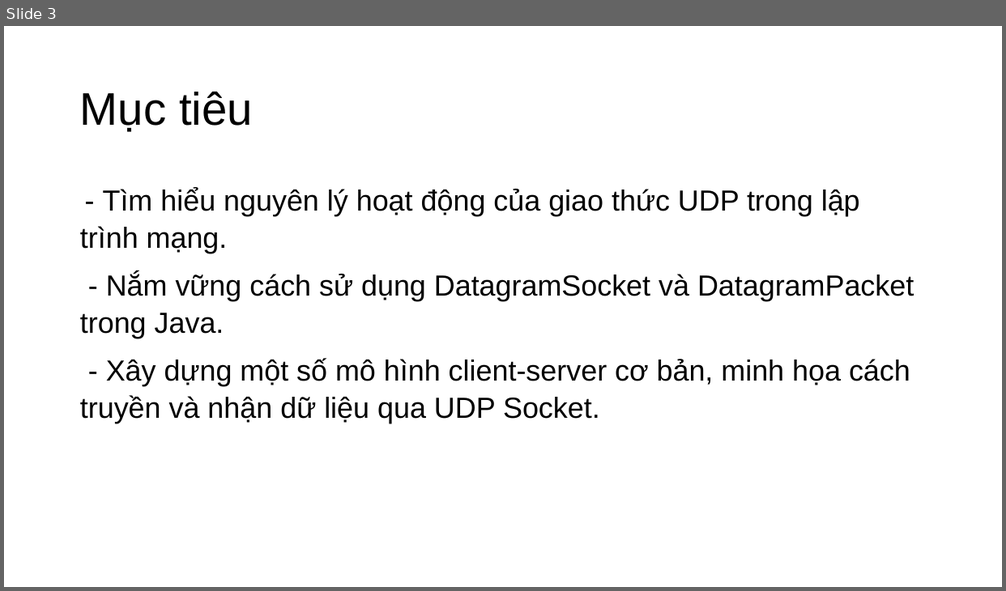
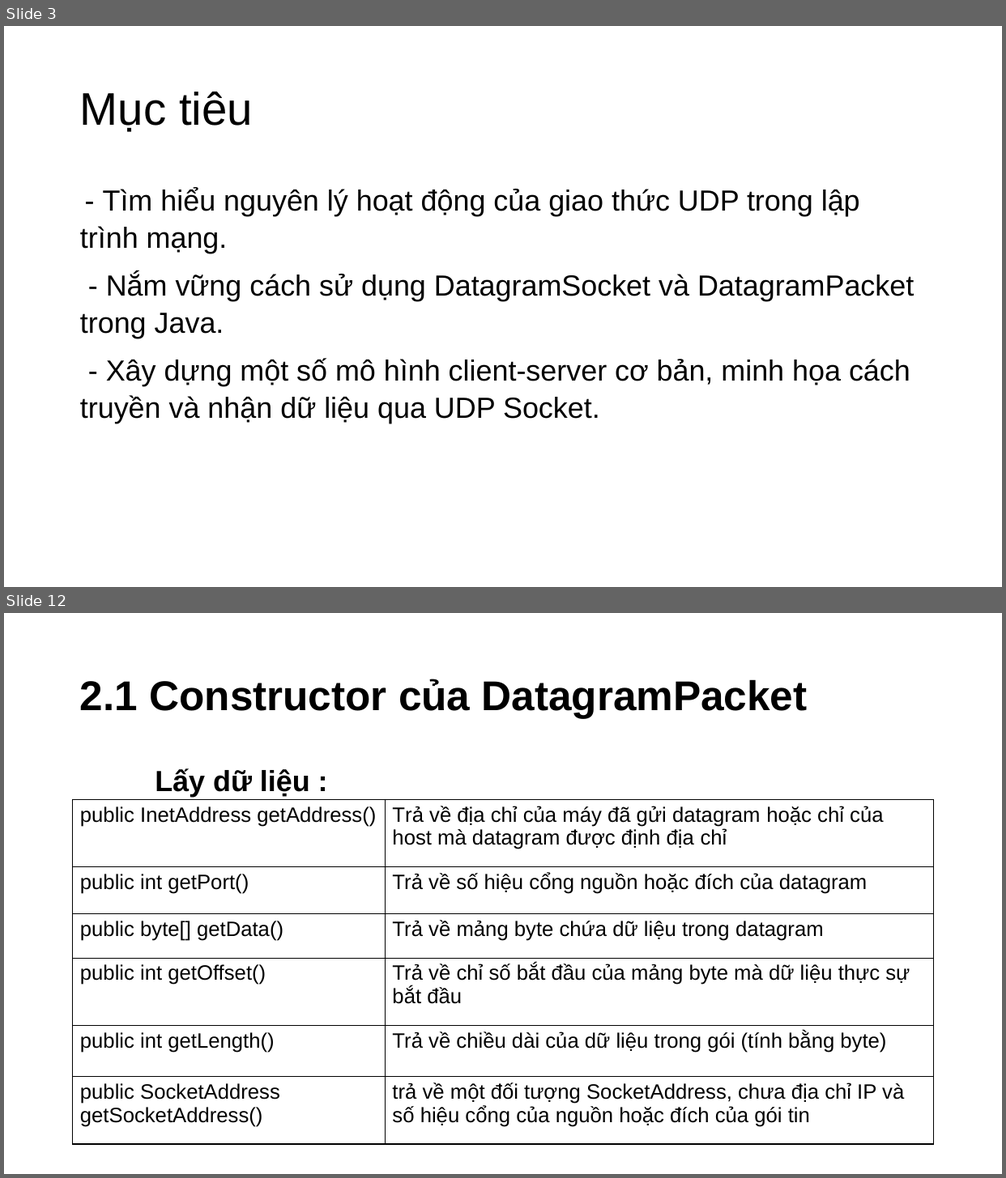
Before and after one commit to Cuid-1412/PowerPoint, a slide deck: Thuyết Trình Java.pptm. Shown one above the other, each under a label of ours: slide 3 before the commit, slides 3 and 12 after it; the slides between them are not shown. The pictures are 1006x591 and 1006x1178 pixels, drawn with LibreOffice and Linux fonts; fonts in the diff are those of the drawing; background and template pictures are left out. Boxes give left, top, right and bottom in pixels: in the first picture for what was removed or moved away, otherwise in the second. Text is boxed around its words. In the diff, an @@ line names an element or a change of style, - is before the commit and + after.

```diff
--- a/Thuyết Trình Java.pptm
+++ b/Thuyết Trình Java.pptm
@@ slide 12 added at (x1=4, y1=613, x2=1002, y2=1174), background #FFFFFF @@
@@ title added at (x1=80, y1=679, x2=808, y2=718), 40 pt, text #000000, bold @@
+2.1 Constructor của DatagramPacket
@@ text added at (x1=155, y1=769, x2=310, y2=797), 28 pt, text #000000, bold @@
+Lấy dữ liệu :
@@ table added at (x1=73, y1=799, x2=934, y2=1144), 6 rows, 2 columns @@
+public InetAddress getAddress() | Trả về địa chỉ của máy đã gửi datagram hoặc chỉ của host mà datagram được định địa chỉ
+public int getPort() | Trả về số hiệu cổng nguồn hoặc đích của datagram
+public byte[] getData() | Trả về mảng byte chứa dữ liệu trong datagram
+public int getOffset() | Trả về chỉ số bắt đầu của mảng byte mà dữ liệu thực sự bắt đầu
+public int getLength() | Trả về chiều dài của dữ liệu trong gói (tính bằng byte)
+public SocketAddress getSocketAddress() | trả về một đối tượng SocketAddress, chưa địa chỉ IP và số hiệu cổng của nguồn hoặc đích của gói tin
```
Also in this commit, not shown: 7 slides changed, 8 other slides added.
